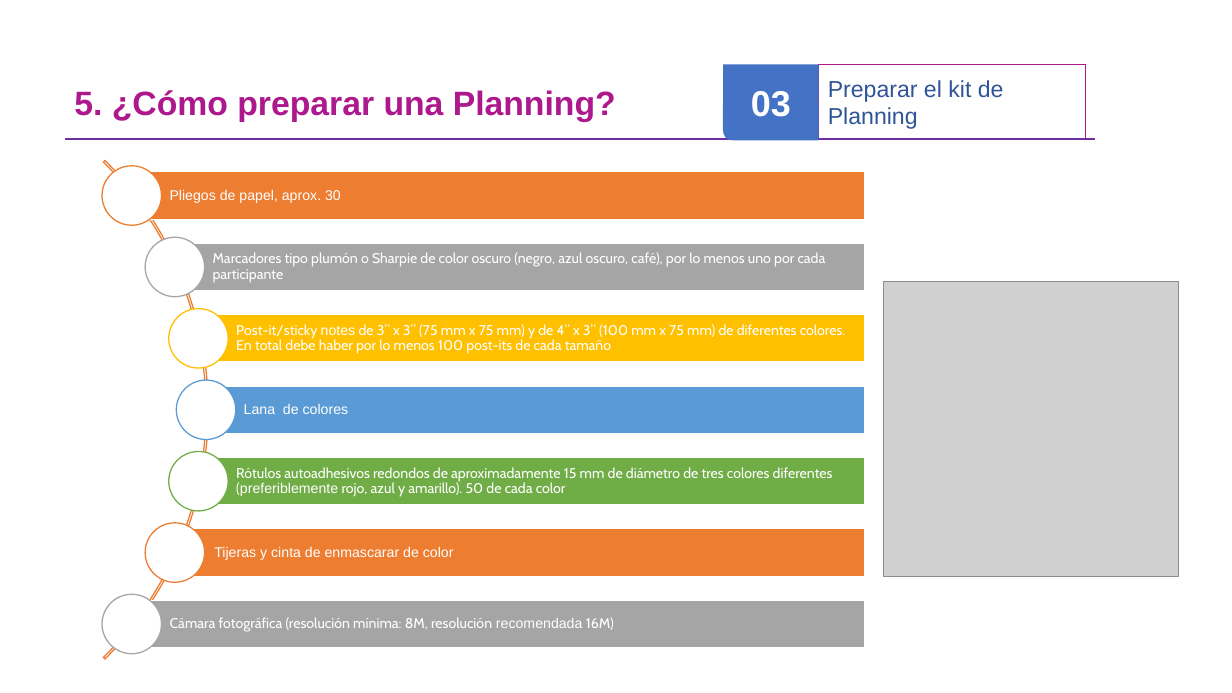
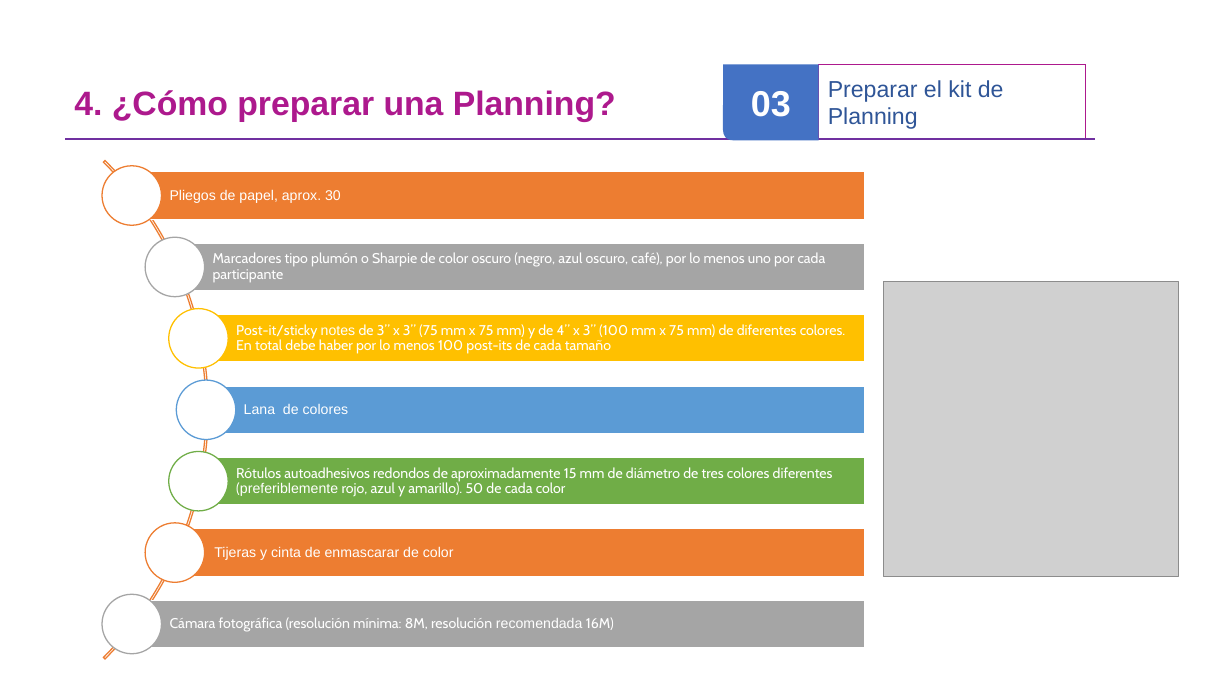
Before and after one commit to omesan/Agile, a slide deck: slide 9 of Stefanini/Stefanini.Clientes/Stefanini.Cliente.Experian/Guia PIPlanning _ExperianV1.0.pptx. Drawn at 1232x693 pixels with LibreOffice and Linux fonts; fonts in the diff are those of the drawing; grey boxes stand for pictures; background and template pictures are left out. Boxes give left, top, right and bottom in pixels: in the first picture for what was removed or moved away, otherwise in the second. Text is boxed around its words. In the diff, an @@ line names an element or a change of style, - is before the commit and + after.

```diff
--- a/Stefanini/Stefanini.Clientes/Stefanini.Cliente.Experian/Guia PIPlanning _ExperianV1.0.pptx
+++ b/Stefanini/Stefanini.Clientes/Stefanini.Cliente.Experian/Guia PIPlanning _ExperianV1.0.pptx
@@ text at box(74, 90, 616, 122): text changed @@
-5. ¿Cómo preparar una Planning?
+4. ¿Cómo preparar una Planning?
```
Also in this commit, not shown: 9 other slides changed, 9 slides added, 2 slides removed, 15 other files.
